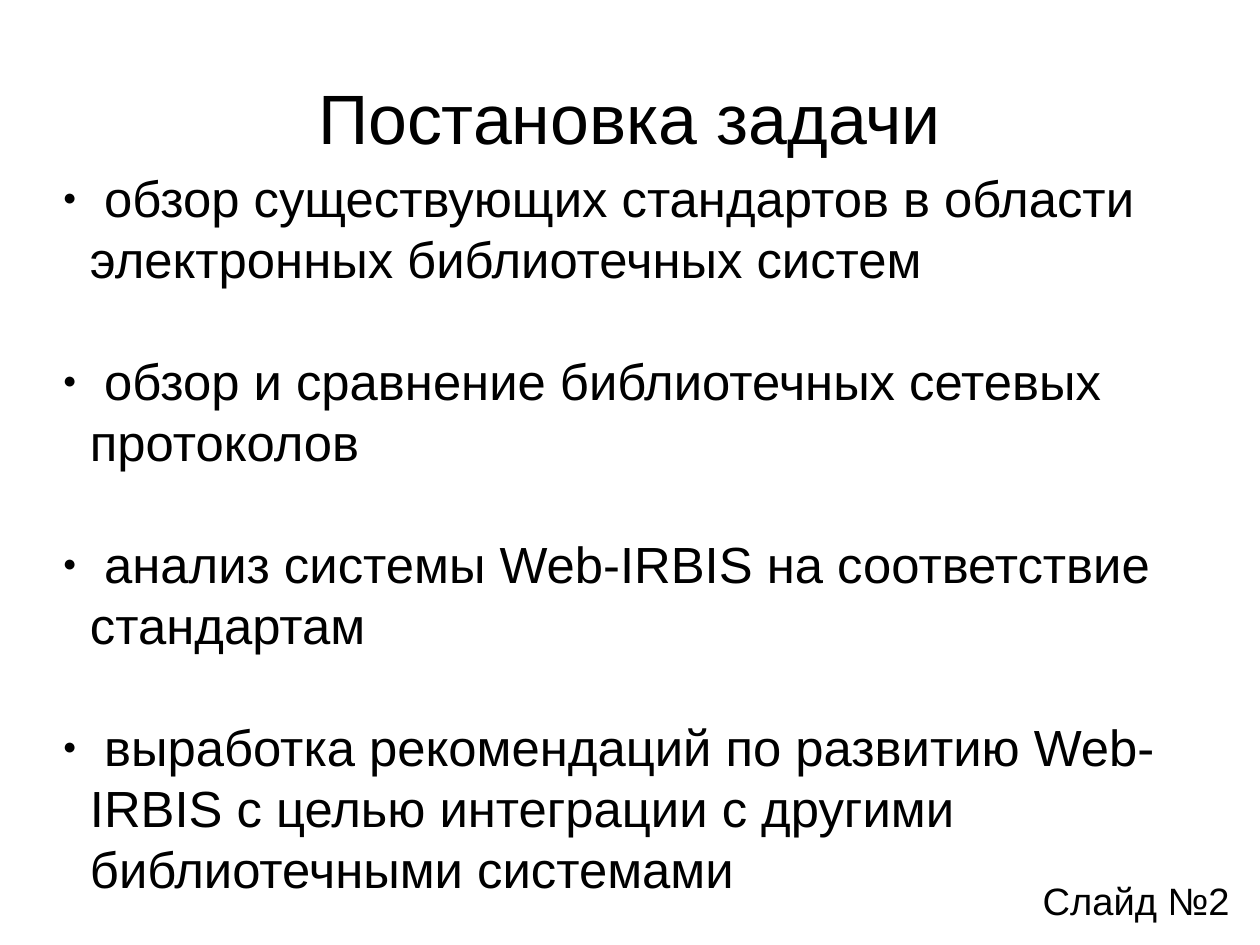
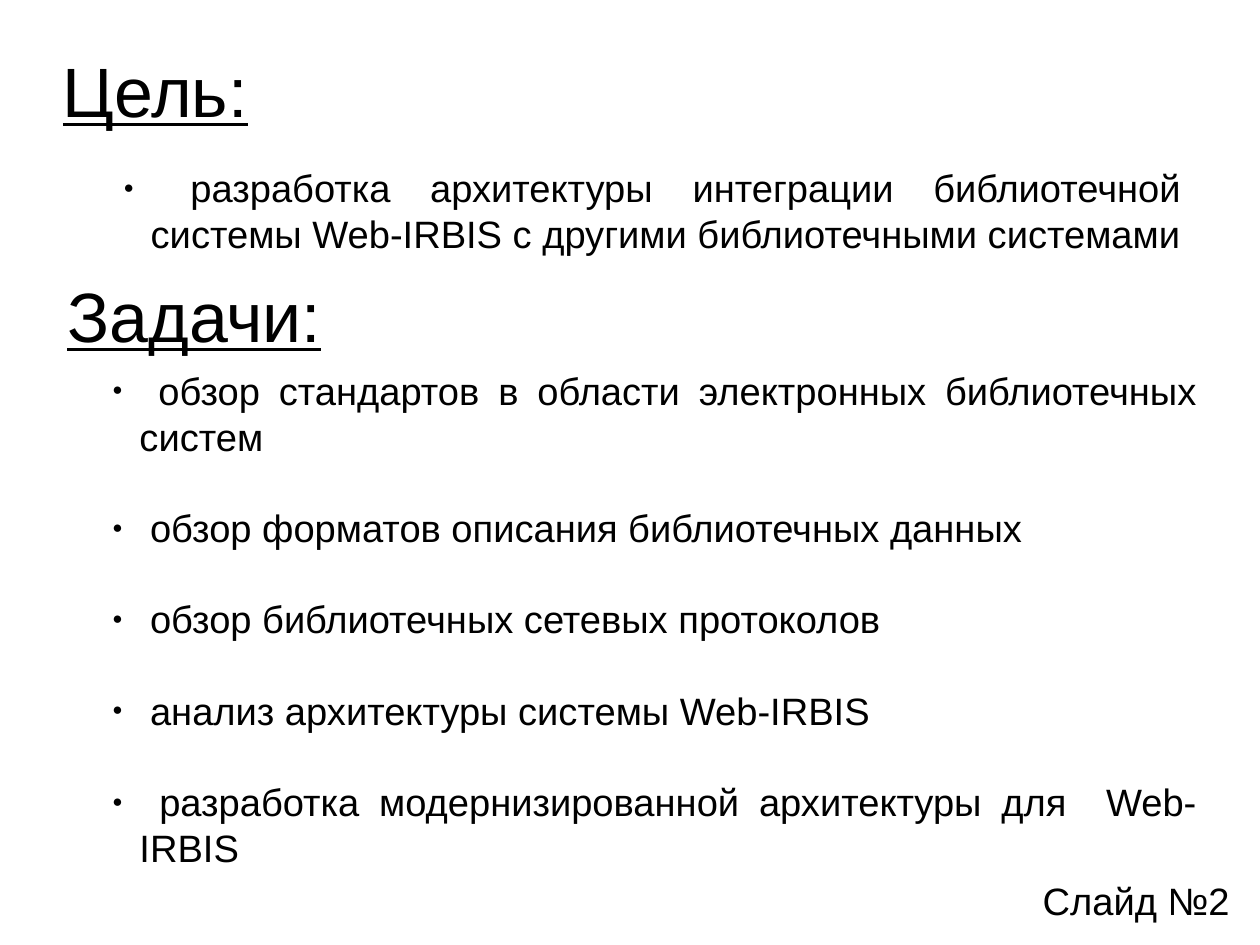
Before and after one commit to aeremenok/a-team-777, a slide deck: slide 2 of diploma/ssv/ssv-presentation.odp. Drawn at 1260x945 pixels with LibreOffice and Linux fonts; fonts in the diff are those of the drawing. Boxes give left, top, right and bottom in pixels: in the first picture for what was removed or moved away, otherwise in the second. Text is boxed around its words. In the diff, an @@ line names an element or a change of style, - is before the commit and + after.

```diff
--- a/diploma/ssv/ssv-presentation.odp
+++ b/diploma/ssv/ssv-presentation.odp
@@ title at [63,69,248,130]: text changed @@
-Постановка задачи
+Цель:
@@ text added at [151,173,1180,256], 24 pt, text #000000 @@
+● разработка архитектуры интеграции библиотечной системы Web-IRBIS с другими библиотечными системами
@@ title added at [67,293,321,355], 44 pt, text #000000, underline @@
+Задачи:
@@ subtitle at [139,377,1196,863]: text changed; size 32 to 24 pt @@
-● обзор существующих стандартов в области электронных библиотечных систем
-● обзор и сравнение библиотечных сетевых протоколов
-● анализ системы Web-IRBIS на соответствие стандартам
-● выработка рекомендаций по развитию Web-IRBIS с целью интеграции с другими библиотечными системами
+● обзор стандартов в области электронных библиотечных систем
+● обзор форматов описания библиотечных данных
+● обзор библиотечных сетевых протоколов
+● анализ архитектуры системы Web-IRBIS
+● разработка модернизированной архитектуры для Web-IRBIS
```
Also in this commit, not shown: 7 other slides changed, 1 other file.
